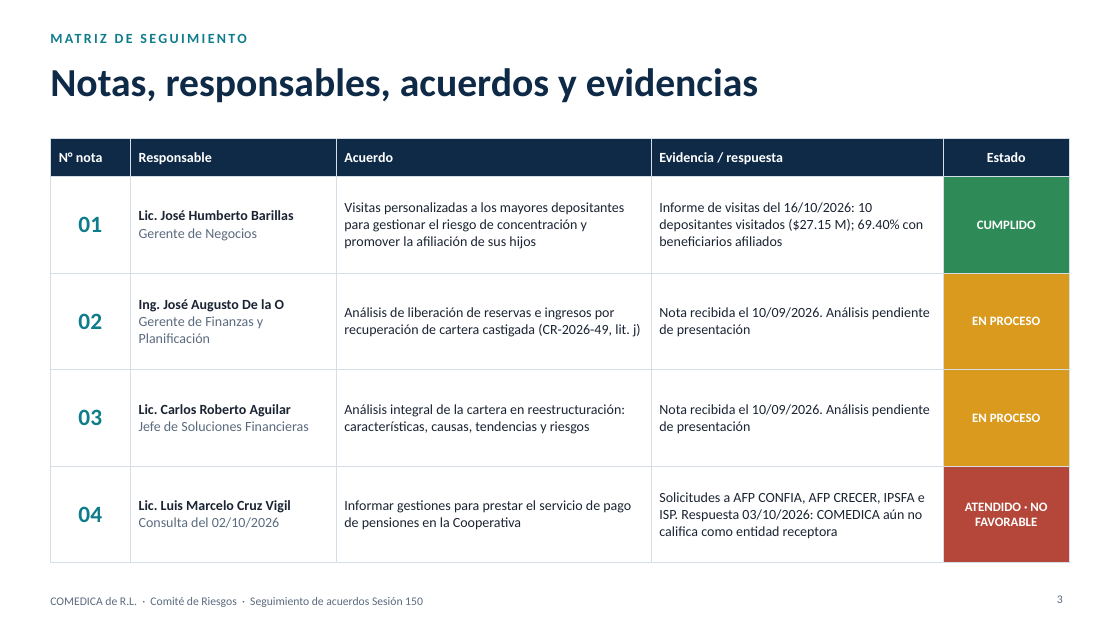
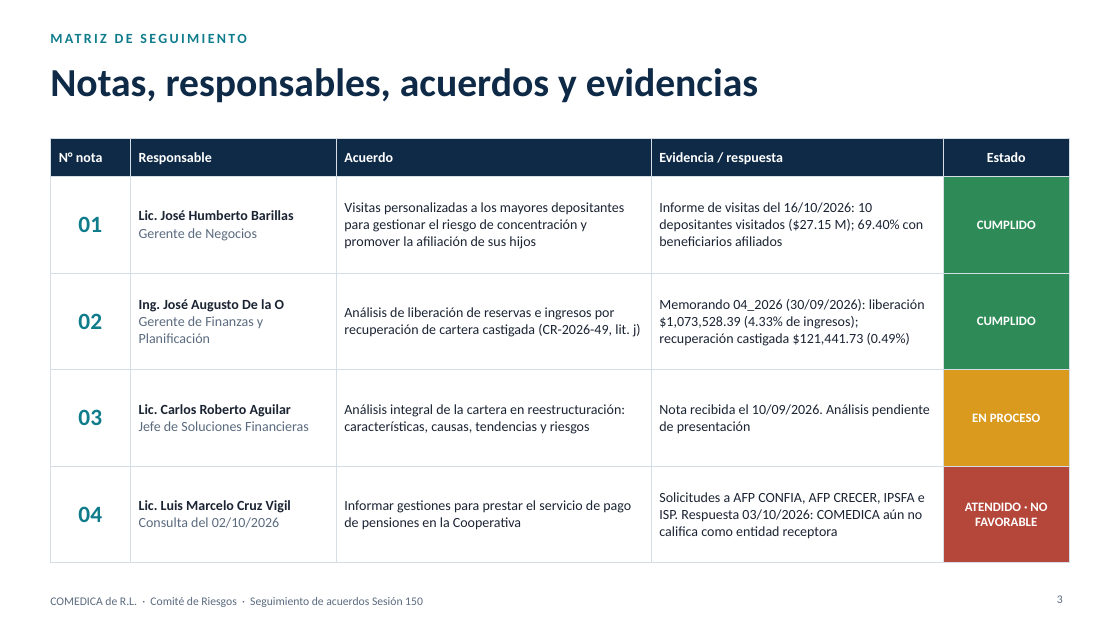
Before and after one commit to menjivar201280/riesgo, a slide deck: slide 3 of seguimiento-comite-riesgos-sesion-150/Seguimiento_Acuerdos_Comite_Riesgo_Sesion_150.pptx. Drawn at 1120x630 pixels with LibreOffice and Linux fonts; fonts in the diff are those of the drawing. Boxes give left, top, right and bottom in pixels: in the first picture for what was removed or moved away, otherwise in the second. Text is boxed around its words. In the diff, an @@ line names an element or a change of style, - is before the commit and + after.

```diff
--- a/seguimiento-comite-riesgos-sesion-150/Seguimiento_Acuerdos_Comite_Riesgo_Sesion_150.pptx
+++ b/seguimiento-comite-riesgos-sesion-150/Seguimiento_Acuerdos_Comite_Riesgo_Sesion_150.pptx
@@ table at bbox=[50, 139, 1070, 543] @@
-row 3, column 4: Nota recibida el 10/09/2026. Análisis pendiente de presentación
+row 3, column 4: Memorando 04_2026 (30/09/2026): liberación $1,073,528.39 (4.33% de ingresos); recuperación castigada $121,441.73 (0.49%)
-row 3, column 5: EN PROCESO
+row 3, column 5: CUMPLIDO
@@ fill #D99A1E to #2E8B57 in row 3, column 5 @@
```
Also in this commit, not shown: 3 other slides changed, 1 other file.
